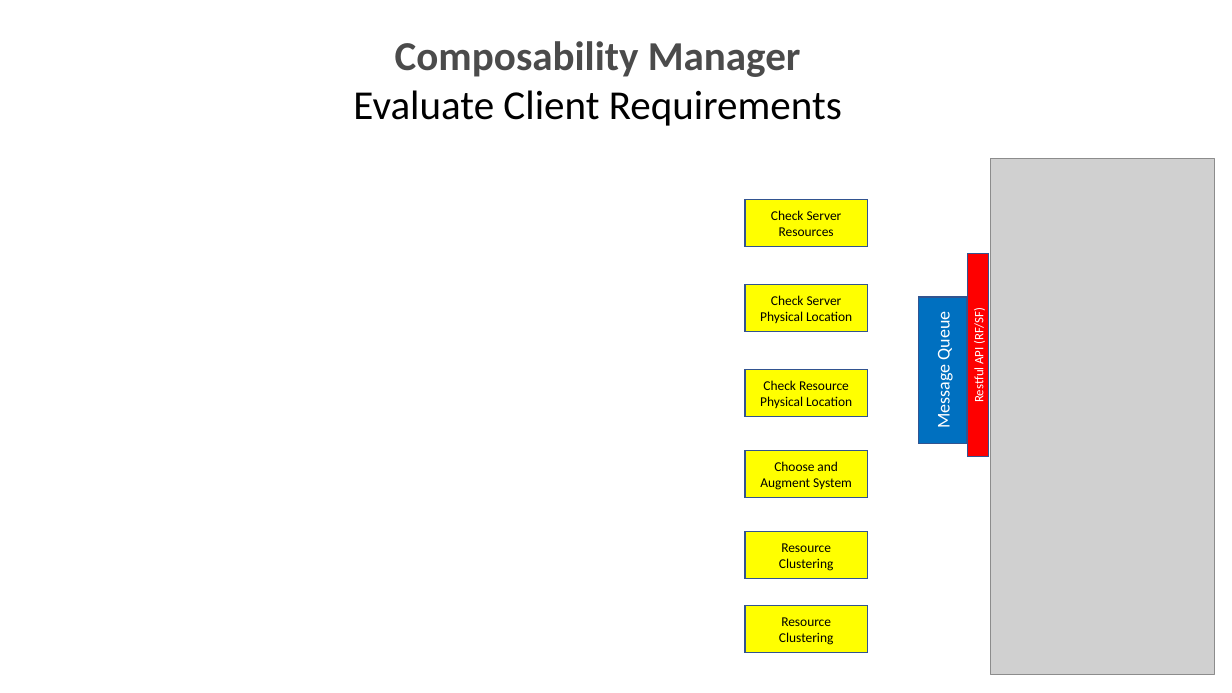
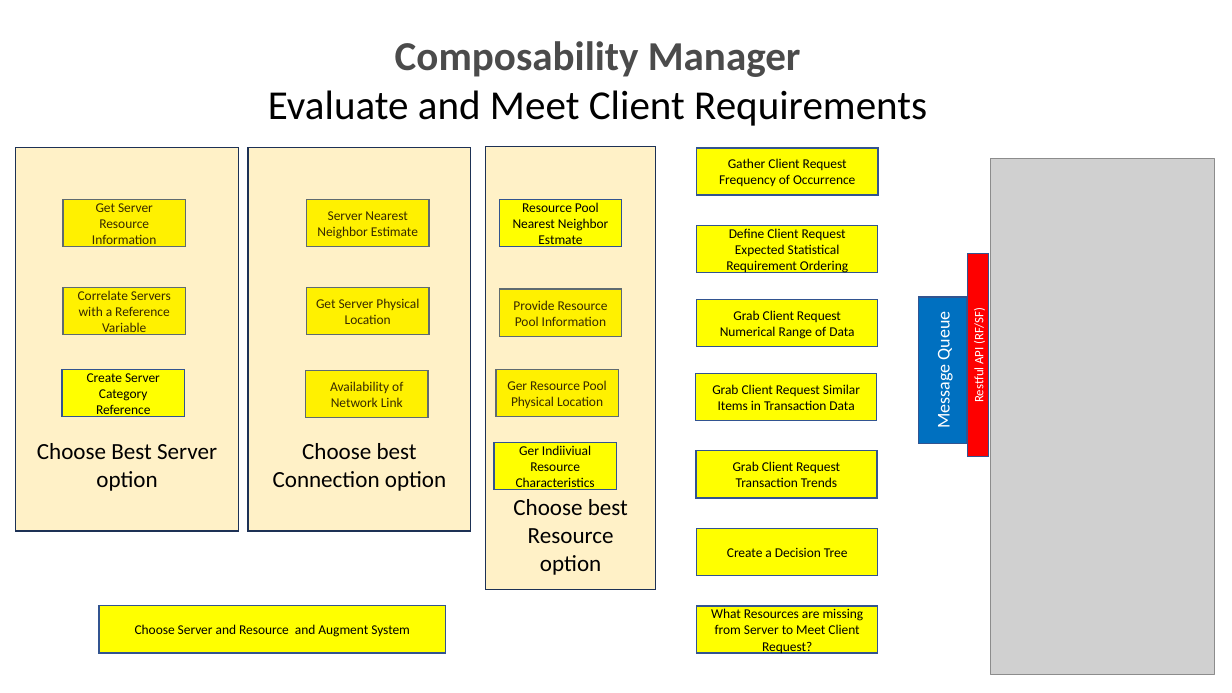
Before and after one commit to OFMFWG/ComposabilityManagerDocs, a slide deck: slide 11 of Composition_Framework_July_2023_1.pptx. Drawn at 1232x693 pixels with LibreOffice and Linux fonts; fonts in the diff are those of the drawing; grey boxes stand for pictures. Boxes give left, top, right and bottom in pixels: in the first picture for what was removed or moved away, otherwise in the second. Text is boxed around its words. In the diff, an @@ line names an element or a change of style, - is before the commit and + after.

```diff
--- a/Composition_Framework_July_2023_1.pptx
+++ b/Composition_Framework_July_2023_1.pptx
@@ text "Composability Manager": place and size @@
-text "Composability Manager" at [353,41,842,126]
+text "Composability Manager" at [268,41,927,126]
@@ text at [268,90,927,126]: text changed @@
-Evaluate Client Requirements
+Evaluate and Meet Client Requirements
@@ rectangle added at [16,147,238,531], fill #FFC000 at 22% opacity, outline #1E3256 1 pt, 18 pt, text #000000 @@
+Choose Best Server option
@@ rectangle added at [248,147,470,531], fill #FFC000 at 22% opacity, outline #1E3256 1 pt, 18 pt, text #000000 @@
+Choose best Connection option
@@ rectangle added at [486,147,656,590], fill #FFC000 at 22% opacity, outline #1E3256 1 pt, 18 pt, text #000000 @@
+Choose best Resource option
@@ rectangle added at [697,148,878,195], fill #FFFF00, outline #325491 1 pt, 10.5 pt, text #000000 @@
+Gather Client Request Frequency of Occurrence
@@ rectangle "Get Server Resource Information": place and size @@
-rectangle "Get Server Resource Information" at [745,200,868,247]
+rectangle "Get Server Resource Information" at [63,200,186,247]
@@ text in rectangle at [92,203,156,248]: text changed @@
-Check Server Resources
+Get Server Resource Information
@@ rectangle added at [307,200,430,247], fill #FFFF00, outline #325491 1 pt, 10.5 pt, text #000000 @@
+Server Nearest Neighbor Estimate
@@ rectangle added at [499,200,622,247], fill #FFFF00, outline #325491 1 pt, 10.5 pt, text #000000 @@
+Resource Pool Nearest Neighbor Estmate
@@ rectangle added at [697,226,878,273], fill #FFFF00, outline #325491 1 pt, 10.5 pt, text #000000 @@
+Define Client Request Expected Statistical Requirement Ordering
@@ rectangle added at [63,287,186,335], fill #FFFF00, outline #325491 1 pt, 10.5 pt, text #000000 @@
+Correlate Servers with a Reference Variable
@@ rectangle "Get Server Physical Location": place and size @@
-rectangle "Get Server Physical Location" at [745,285,868,332]
+rectangle "Get Server Physical Location" at [307,287,430,335]
@@ text in rectangle at [316,298,419,324]: text changed @@
-Check Server Physical Location
+Get Server Physical Location
@@ rectangle added at [499,289,622,336], fill #FFFF00, outline #325491 1 pt, 10.5 pt, text #000000 @@
+Provide Resource Pool Information
@@ rectangle added at [697,299,878,347], fill #FFFF00, outline #325491 1 pt, 10.5 pt, text #000000 @@
+Grab Client Request Numerical Range of Data
@@ rectangle added at [62,370,185,417], fill #FFFF00, outline #325491 1 pt, 10.5 pt, text #000000 @@
+Create Server Category Reference
@@ rectangle added at [306,371,429,418], fill #FFFF00, outline #325491 1 pt, 10.5 pt, text #000000 @@
+Availability of Network Link
@@ rectangle "Ger Resource Pool Physical Location": place and size @@
-rectangle "Ger Resource Pool Physical Location" at [745,370,868,417]
+rectangle "Ger Resource Pool Physical Location" at [496,370,619,417]
@@ text in rectangle at [507,380,607,408]: text changed @@
-Check Resource Physical Location
+Ger Resource Pool Physical Location
@@ rectangle added at [696,373,877,421], fill #FFFF00, outline #325491 1 pt, 10.5 pt, text #000000 @@
+Grab Client Request Similar Items in Transaction Data
@@ rectangle added at [494,443,617,490], fill #FFFF00, outline #325491 1 pt, 10.5 pt, text #000000 @@
+Ger Indiiviual Resource Characteristics
@@ rectangle added at [696,451,877,498], fill #FFFF00, outline #325491 1 pt, 10.5 pt, text #000000 @@
+Grab Client Request Transaction Trends
@@ rectangle added at [697,529,878,576], fill #FFFF00, outline #325491 1 pt, 10.5 pt, text #000000 @@
+Create a Decision Tree
@@ rectangle removed at [745,531,868,579] @@
-Resource Clustering
@@ rectangle "Choose Server and Resource and ...": place and size @@
-rectangle "Choose Server and Resource and ..." at [745,450,868,497]
+rectangle "Choose Server and Resource and ..." at [99,606,445,653]
@@ text in rectangle at [135,624,410,637]: text changed @@
-Choose and Augment System
+Choose Server and Resource and Augment System
@@ rectangle added at [697,606,878,653], fill #FFFF00, outline #325491 1 pt, 10.5 pt, text #000000 @@
+What Resources are missing from Server to Meet Client Request?
@@ rectangle removed at [745,605,868,653] @@
-Resource Clustering
```
Also in this commit, not shown: 3 other slides changed.
